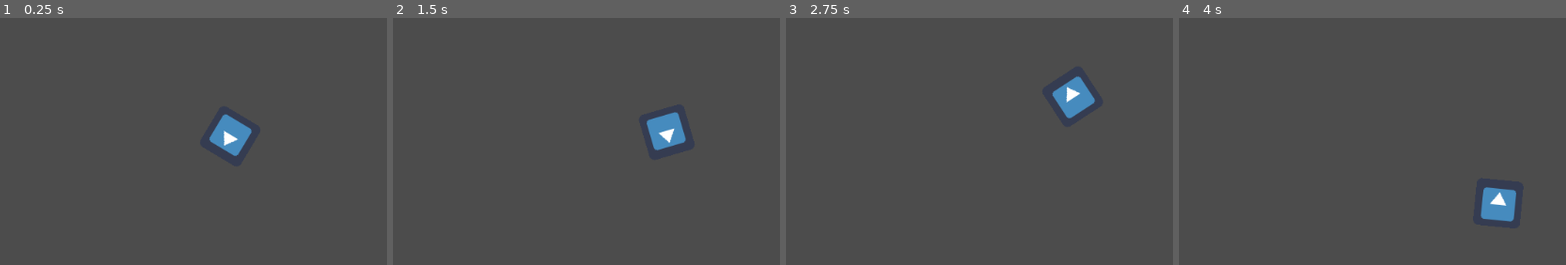
Above: before the commit, frames 1-4 (left to right).
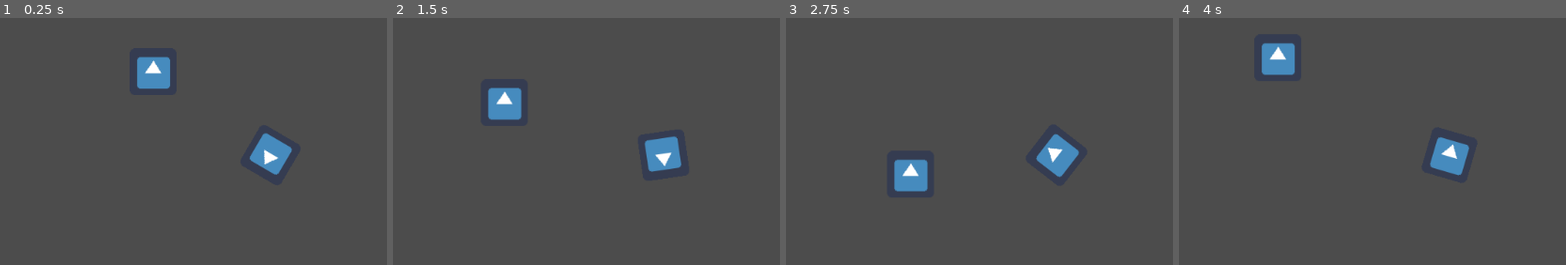
Above: after the commit, the same moments.

Repository: fanduin/animated-enigma
Game: Godot game, scene res://Main.tscn
The game is run twice, just before and just after one commit, with the same random seed, the same clock (stepped at 60 frames per second) and the same inputs. The engine's default icon, where the game draws it, is replaced by a stand-in: a white triangle on a blue panel in a dark square.
Inputs (mouse positions are in pixels of both pictures, inside the frame that each line leads up to):
- Up to frame 1 (0.25 s): no input
- Up to frame 2 (1.5 s): move the mouse to (outside the picture) at 0.52 s; move the mouse to (512, 176) at 1.27 s
- Up to frame 3 (2.75 s): move the mouse to (1130, 57) at 2.02 s
- Up to frame 4 (4 s): move the mouse to (1411, 242) at 2.77 s; move the mouse to (outside the picture) at 3.52 s

The runs differ from the first frame. In frame 1, 3.4% of the frame differs, in the area x 35-76%, y 15-64%; in frame 2, 2.9%; in frame 3, 3.4%; in frame 4, 3.4%.

Commit message:
Camera now follows player

Diff:
--- /dev/null
+++ b/Camera.gd
@@ -0,0 +1,14 @@
+extends Node
+
+onready var screen_size = Vector2(ProjectSettings.get_setting('display/window/size/width'), ProjectSettings.get_setting('display/window/size/height'))
+
+onready var player = get_node("../Player")
+
+func _ready():
+	print(screen_size)
+
+func _process(delta):
+	print(screen_size)
+	var canvas_transform = get_viewport().get_canvas_transform()
+	canvas_transform[2] = -player.position + screen_size / 2
+	get_viewport().set_canvas_transform(canvas_transform)
--- a/Main.tscn
+++ b/Main.tscn
@@ -1,7 +1,16 @@
-[gd_scene load_steps=2 format=2]
+[gd_scene load_steps=4 format=2]
 
 [ext_resource path="res://Player.tscn" type="PackedScene" id=1]
+[ext_resource path="res://Camera.gd" type="Script" id=2]
+[ext_resource path="res://icon.png" type="Texture" id=3]
 
 [node name="Main" type="Node2D"]
 
 [node name="Player" parent="." instance=ExtResource( 1 )]
+
+[node name="Camera" type="Node" parent="."]
+script = ExtResource( 2 )
+
+[node name="icon" type="Sprite" parent="."]
+position = Vector2( 297, 161 )
+texture = ExtResource( 3 )
--- a/Player.gd
+++ b/Player.gd
@@ -1,4 +1,6 @@
 extends KinematicBody2D
+
+signal move
 
 export (int) var speed = 200
 
